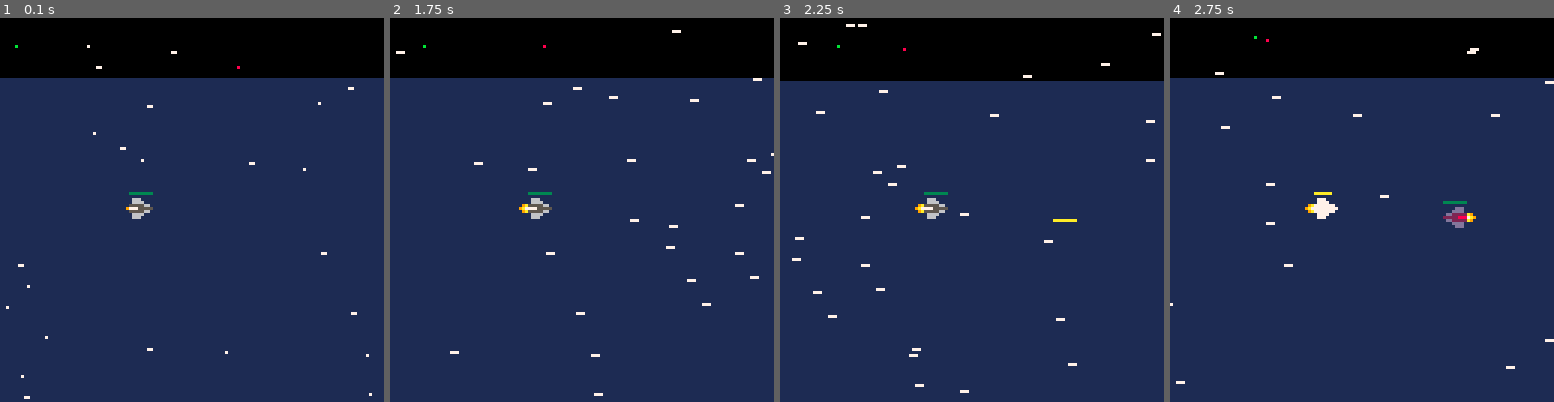
Above: before the commit, frames 1-4 (left to right).
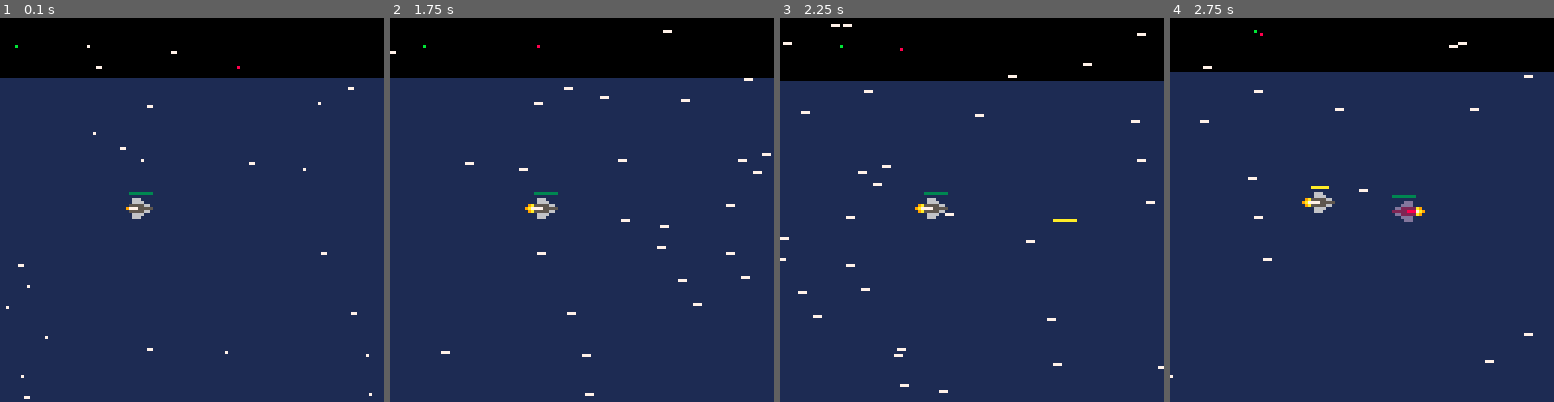
Above: after the commit, the same moments.

Repository: jondkoon/defender
Game: PICO-8 cartridge defender.p8
The game is run twice, just before and just after one commit, with the same random seed, the same clock (stepped at 60 frames per second) and the same inputs.
Inputs:
- Up to frame 1 (0.1 s): no input
- Up to frame 2 (1.75 s): tap O (Z key) at 0.7, 1.7 s; hold Right from 1.6 s (still down)
- Up to frame 3 (2.25 s): release Right at 2.1 s; tap O (Z key) at 2.1 s; hold Up from 2.15 s (still down)
- Up to frame 4 (2.75 s): release Up at 2.42 s; hold Right from 2.47 s (still down); tap O (Z key) at 2.5 s

Frame 1 is identical in both runs. In frame 2, 1.2% of the frame differs, in the area x 0-100%, y 3-99%; in frame 3, 1.1%; in frame 4, 3.2%, in the area x 0-100%, y 3-96%.

Commit message:
adjust ship_ddx

Diff:
--- a/defender.p8
+++ b/defender.p8
@@ -19,7 +19,7 @@
 start_dx = 0.5
 ship_max_dx = 3
 ship_ddy = 0.15
-ship_ddx = 0.2
+ship_ddx = 0.3
 ship_decel = 0.5
 ship_nose_offset = 3
 ship_height = 7
